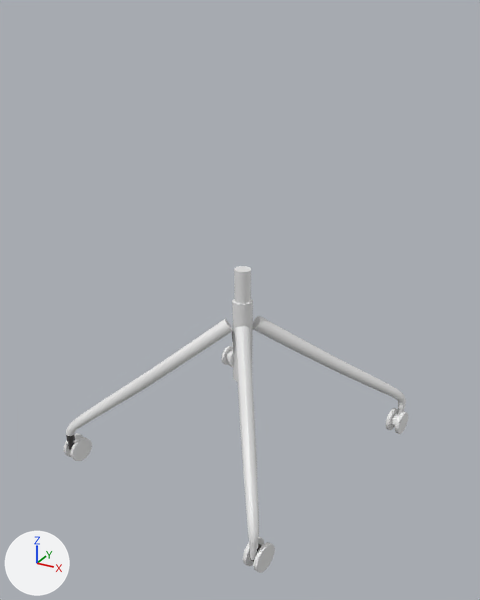
The glTF model assets/JAC/tub_4_star.glb as it was, and as the next commit left it.
One viewpoint serves both versions: a camera (50 mm lens) standing at (-0.571, -1.2, 0.861) and looking at (-1.133, -0.178, 0.35). Arrows for +X, +Y and +Z are at lower left; the lights stay in place. Where no turn or scale is listed for an object, it has been applied to the vertices.
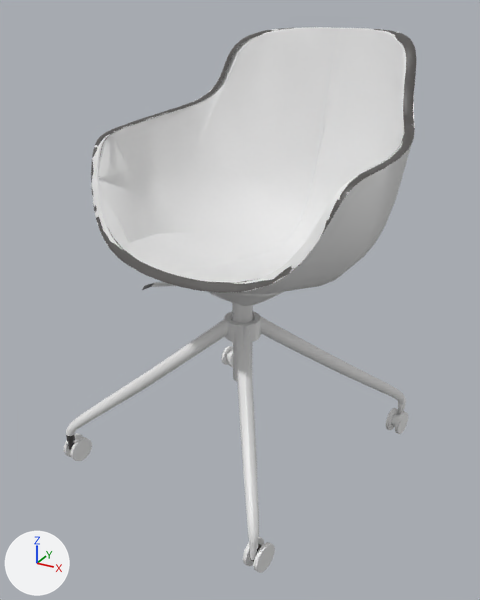
Commit message: tub 4 star

Changed parts and their boxes (x1, y1, x2, y2) in the pictures (480 x 600 px):
'Mesh_34', added
    after: (91, 27, 415, 294)
'Mesh_35', added
    after: (91, 28, 416, 293)
'Mesh_26', added
    after: (224, 311, 261, 342)
'Mesh_27', added
    after: (217, 291, 285, 306)
'Mesh_32', added
    after: (152, 282, 175, 287)
'Mesh_28', added
    after: (209, 292, 231, 302)

Patch to the scene script:
```diff
--- a/assets/JAC/tub_4_star.glb.py
+++ b/assets/JAC/tub_4_star.glb.py
@@ mat_baked_material__28__mesh_35 @@
+mat_baked_material__28__mesh_35 = bpy.data.materials.new('baked_Material #28 [Mesh_35]')
+# uses the picture img_image_34
@@ ob_mesh_35 @@
+ob_mesh_35 = bpy.data.objects.new('Mesh_35', me_mesh_35)  # 1036 vertices, 2072 faces; spans x -0.297..0.294, y -0.216..0.315, z 0.442..0.825
+ob_mesh_35.location = (-1.142, -0.151, 0.0)
@@ ob_mesh_34 @@
+ob_mesh_34 = bpy.data.objects.new('Mesh_34', me_mesh_34)  # 284 vertices, 563 faces; spans x -0.297..0.293, y -0.216..0.315, z 0.398..0.825; in mat_baked_material__28__mesh_34 (its picture is missing)
+ob_mesh_34.location = (-1.142, -0.151, 0.0)
@@ ob_mesh_32 @@
+ob_mesh_32 = bpy.data.objects.new('Mesh_32', me_mesh_32)  # 27 vertices, 50 faces; spans x -0.177..-0.021, y -0.061..0.006, z 0.354..0.372; in mat_baked_powdercoat_black_semi_gloss__mesh_32 (its picture is missing)
+ob_mesh_32.location = (-1.142, -0.151, 0.0)
@@ ob_mesh_28 @@
+ob_mesh_28 = bpy.data.objects.new('Mesh_28', me_mesh_28)  # 1649 vertices, 3294 faces; spans x -0.117..0.018, y -0.122..0.107, z 0.343..0.433; in mat_baked_powdercoat_black_semi_gloss__mesh_28 (its picture is missing)
+ob_mesh_28.location = (-1.142, -0.151, 0.0)
@@ ob_mesh_27 @@
+ob_mesh_27 = bpy.data.objects.new('Mesh_27', me_mesh_27)  # 1634 vertices, 3264 faces; spans x -0.021..0.112, y -0.124..0.104, z 0.343..0.433; in mat_baked_powdercoat_black_semi_gloss__mesh_27 (its picture is missing)
+ob_mesh_27.location = (-1.142, -0.151, 0.0)
@@ ob_mesh_26 @@
+ob_mesh_26 = bpy.data.objects.new('Mesh_26', me_mesh_26)  # 86 vertices, 172 faces; spans x -0.0365..0.0365, y -0.0365..0.0365, z 0.2616..0.3; in mat_baked_powdercoat_black_semi_gloss__mesh_26 (its picture is missing)
+ob_mesh_26.location = (-1.142, -0.151, 0.0)
```
